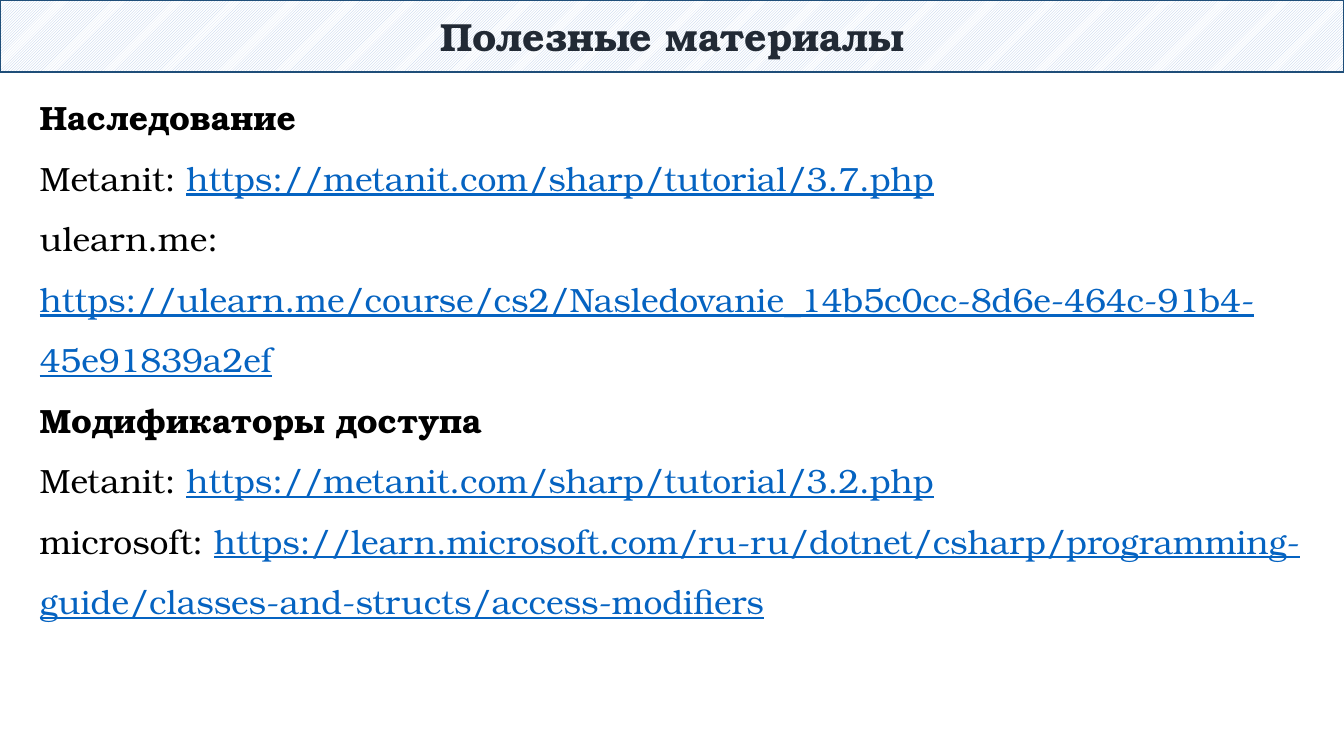
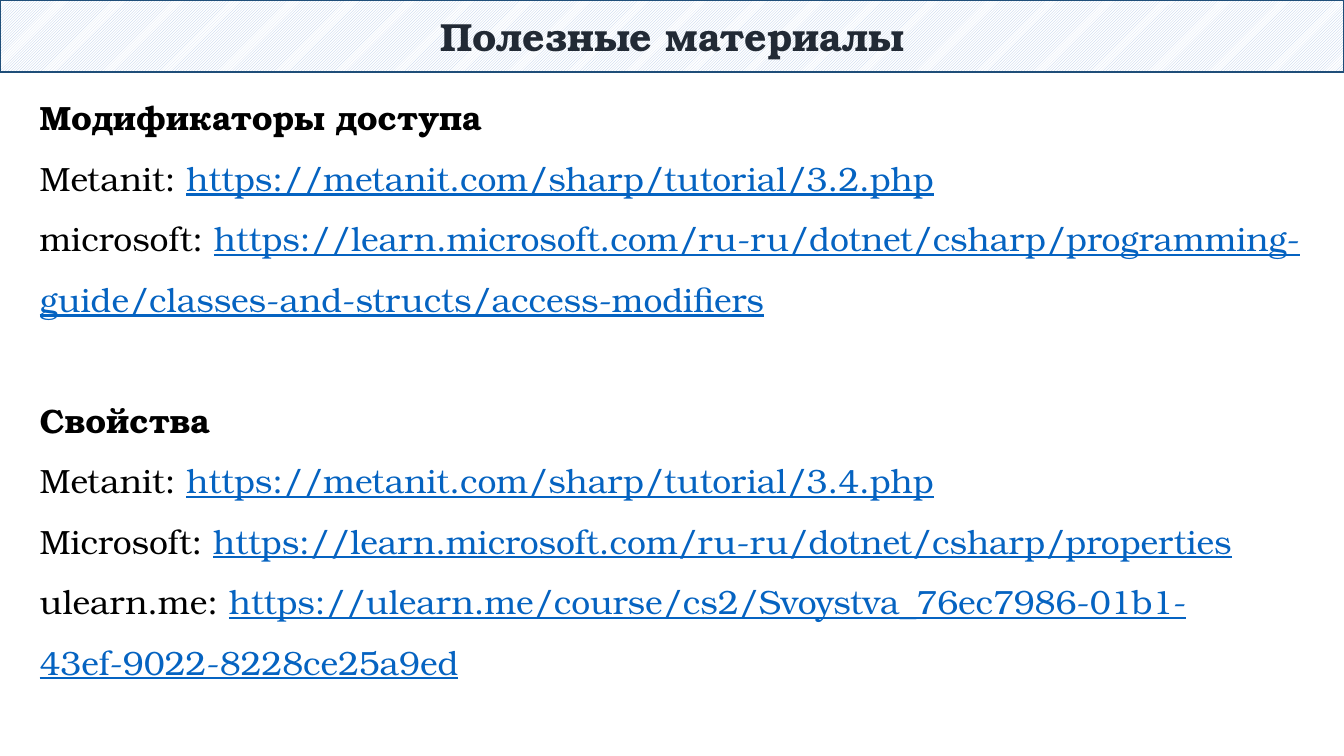
Before and after one commit to DaniilKlyukin/ITiP-2, a slide deck: slide 38 of Лекции/ИТиП 2 лек 2.pptx (slide 40 before the commit). Drawn at 1344x756 pixels with LibreOffice and Linux fonts; fonts in the diff are those of the drawing. Boxes give left, top, right and bottom in pixels: in the first picture for what was removed or moved away, otherwise in the second. Text is boxed around its words. In the diff, an @@ line names an element or a change of style, - is before the commit and + after.

```diff
--- a/Лекции/ИТиП 2 лек 2.pptx
+++ b/Лекции/ИТиП 2 лек 2.pptx
@@ text at (x1=40, y1=107, x2=1255, y2=377): paragraphs removed @@
-Наследование
-Metanit: https://metanit.com/sharp/tutorial/3.7.php
-ulearn.me: https://ulearn.me/course/cs2/Nasledovanie_14b5c0cc-8d6e-464c-91b4-45e91839a2ef
@@ text at (x1=40, y1=408, x2=1231, y2=679): paragraphs added @@
+Свойства
+Metanit: https://metanit.com/sharp/tutorial/3.4.php
+Microsoft: https://learn.microsoft.com/ru-ru/dotnet/csharp/properties
+ulearn.me: https://ulearn.me/course/cs2/Svoystva_76ec7986-01b1-43ef-9022-8228ce25a9ed
```
Also in this commit, not shown: 1 other slide changed, 14 slides added, 17 slides removed, 6 other files.
